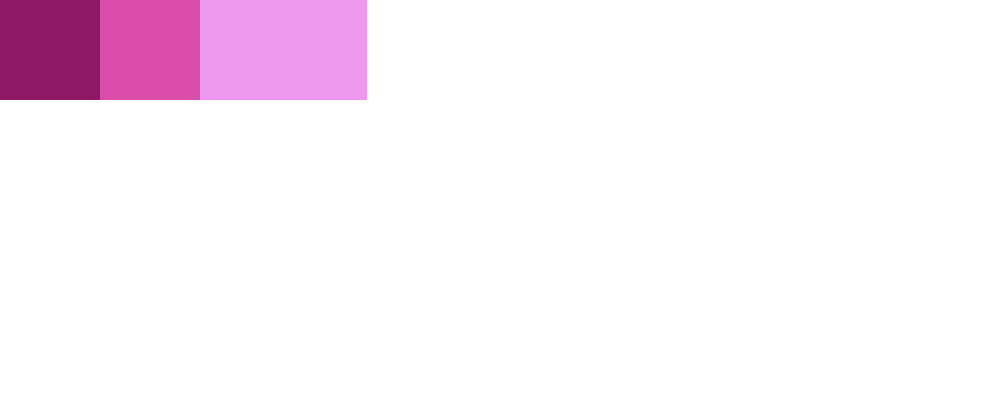
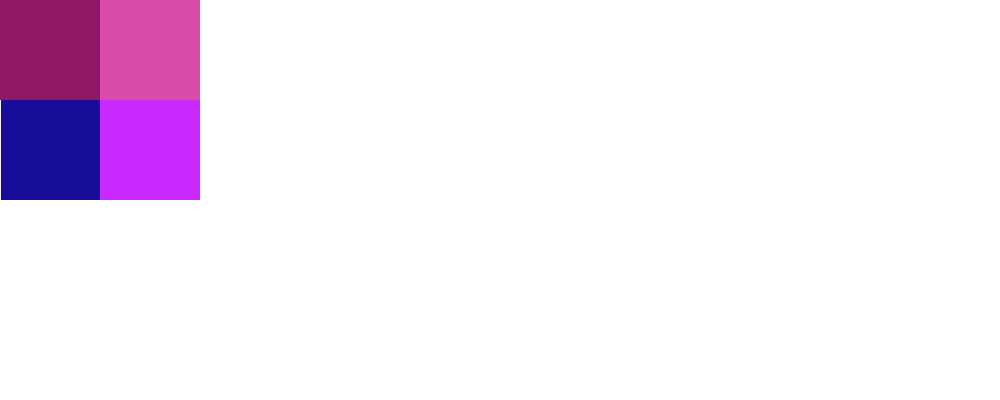
Revision of a layered (1000, 400) image; what changed, layer by layer:
painted on "Arrière-plan" over 1, 0, 367, 200
